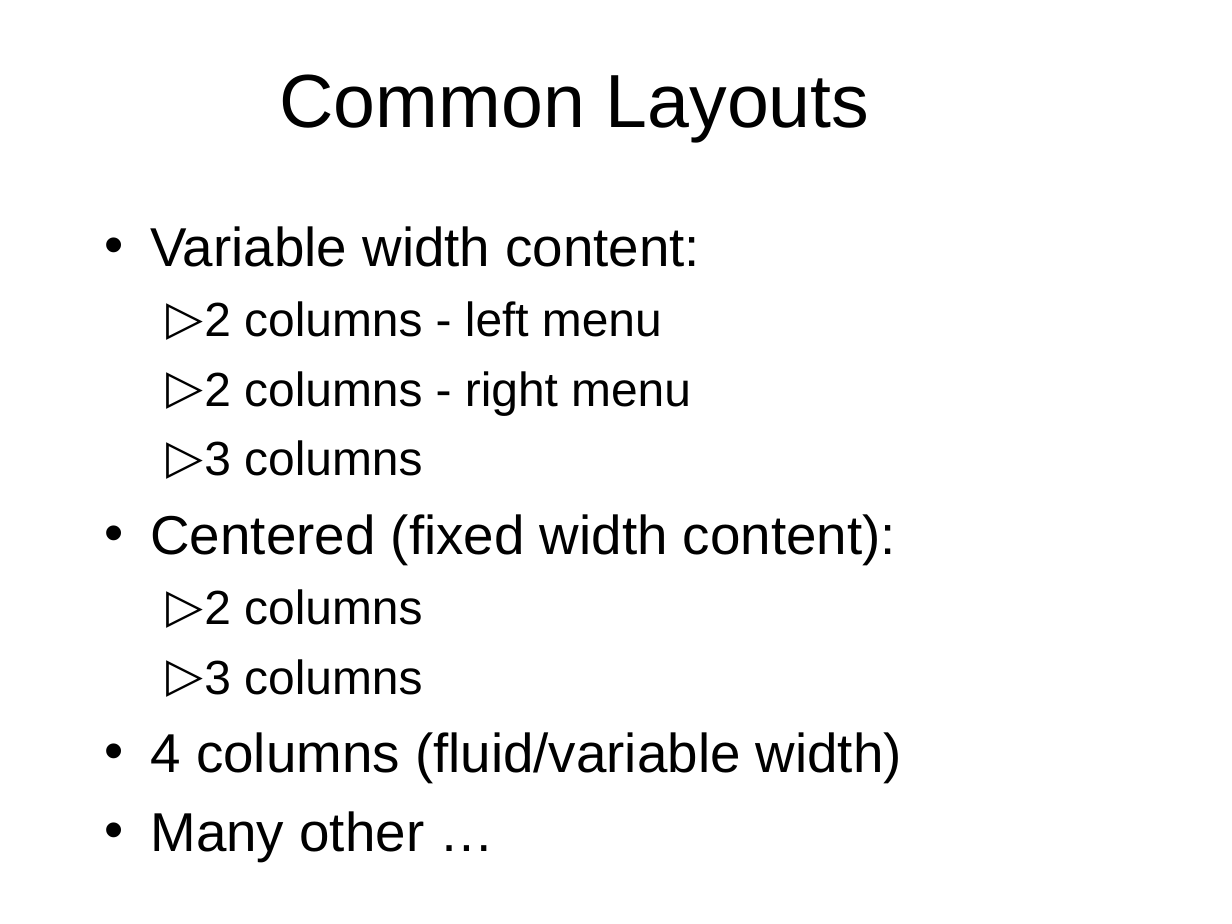
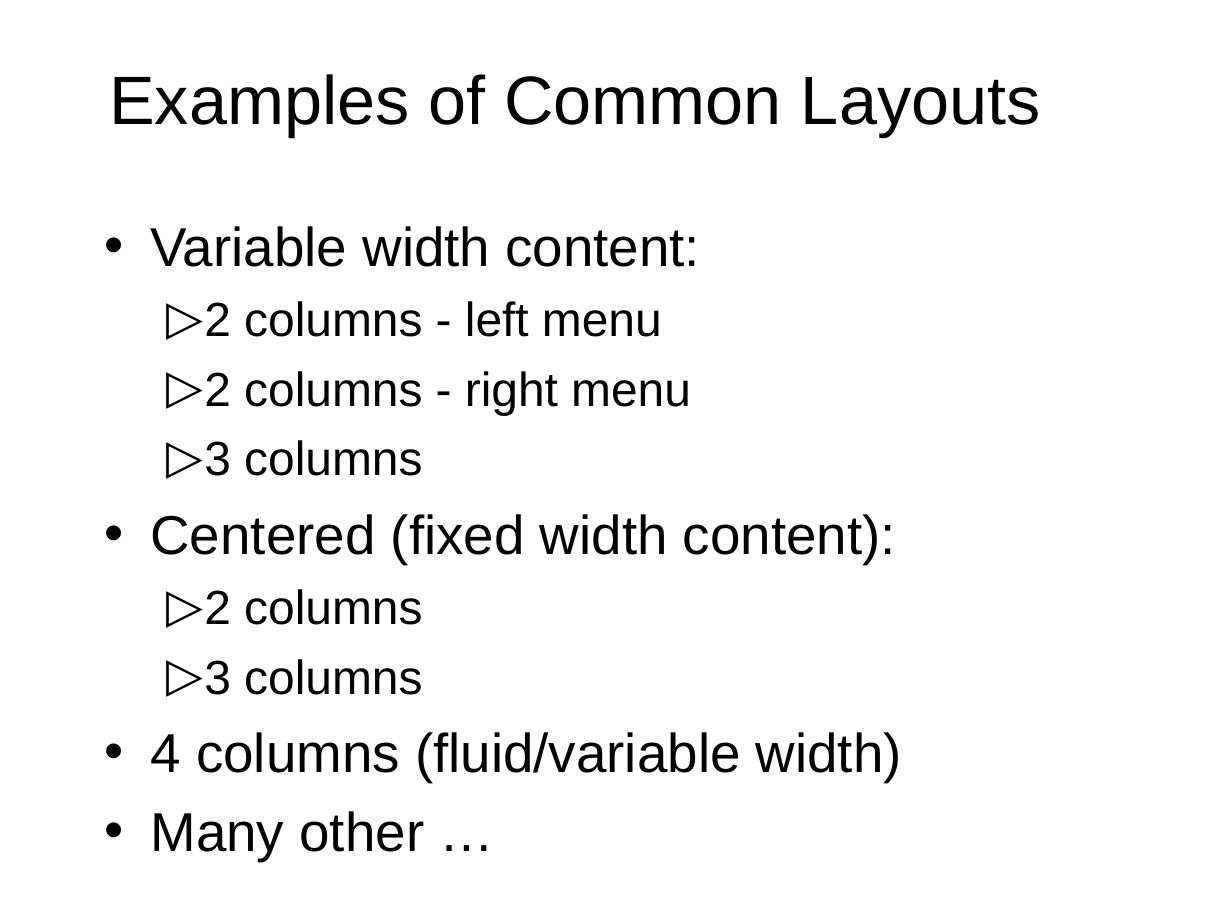
Before and after one commit to octaviordz/zjnu2017.github.io, a slide deck: slide 20 of WAD/lectures/070--CSS.Div.Layout.pptx (slide 12 before the commit). Drawn at 1232x924 pixels with LibreOffice and Linux fonts; fonts in the diff are those of the drawing. Boxes give left, top, right and bottom in pixels: in the first picture for what was removed or moved away, otherwise in the second. Text is boxed around its words. In the diff, an @@ line names an element or a change of style, - is before the commit and + after.

```diff
--- a/WAD/lectures/070--CSS.Div.Layout.pptx
+++ b/WAD/lectures/070--CSS.Div.Layout.pptx
@@ text at (x1=109, y1=74, x2=1041, y2=137): text changed; size 44 to 40 pt @@
-Common Layouts
+Examples of Common Layouts
```
Also in this commit, not shown: 4 other slides changed, 12 slides added, 2 slides removed.
